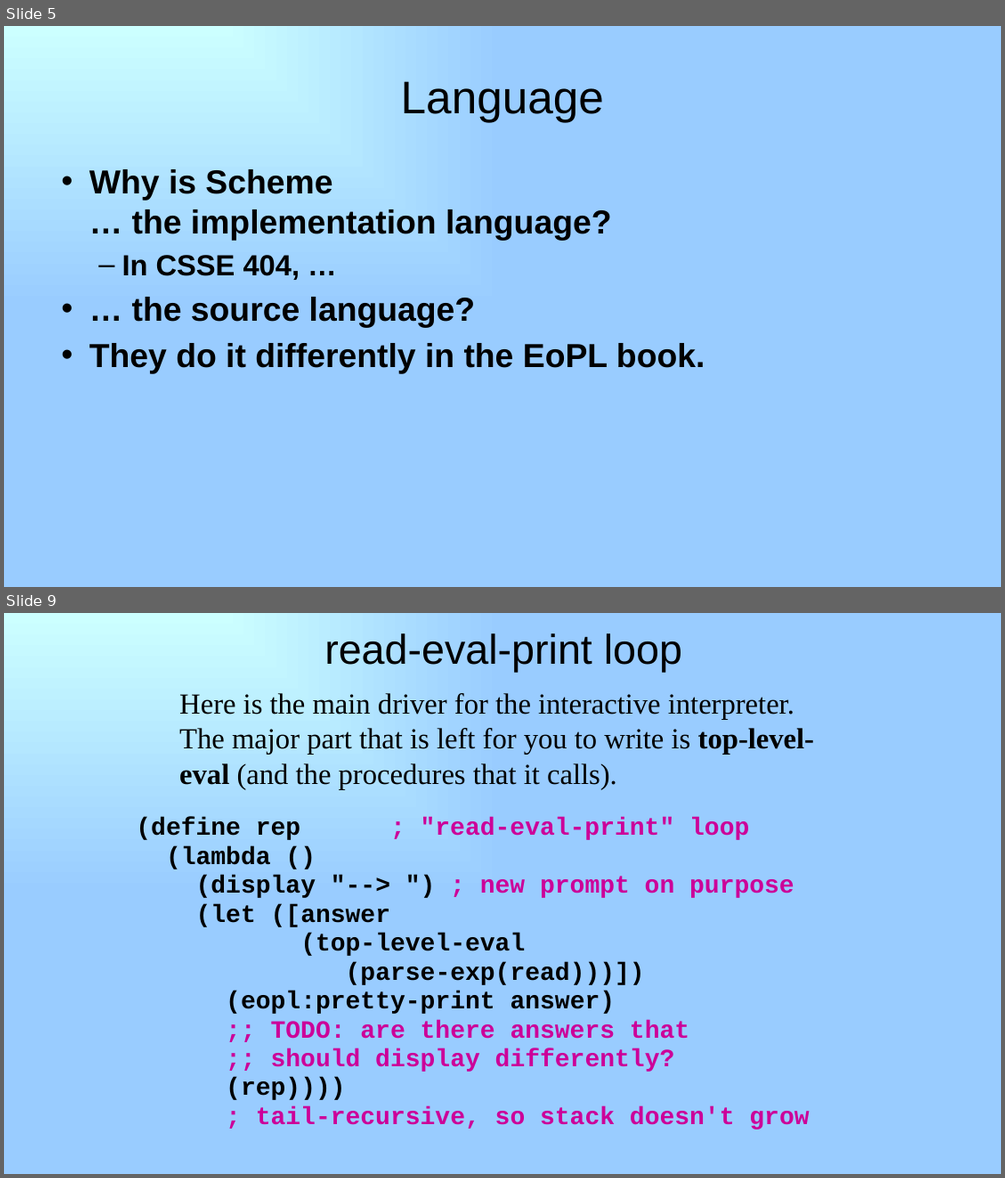
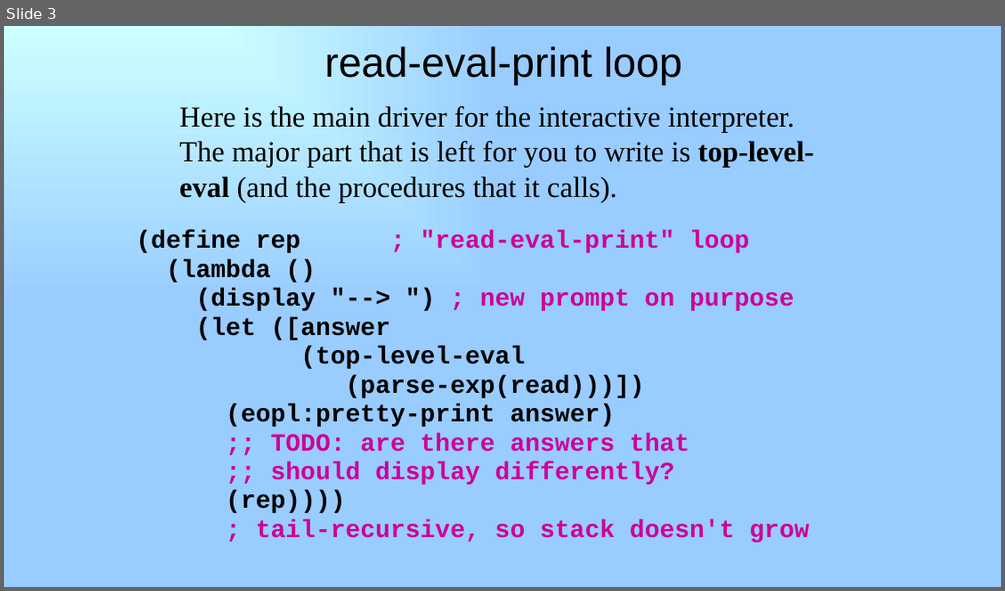
Before and after one commit to RHIT-CSSE/csse304, a slide deck: ClassMaterials/AddLetIfLambda/20-add-let-if-lambda.pptx. Shown one above the other, each under a label of ours: slides 5 and 9 before the commit, slide 3 after it; the slides between them are not shown. The pictures are 1005x1178 and 1005x591 pixels, drawn with LibreOffice and Linux fonts; fonts in the diff are those of the drawing. Boxes give left, top, right and bottom in pixels: in the first picture for what was removed or moved away, otherwise in the second. Text is boxed around its words. In the diff, an @@ line names an element or a change of style, - is before the commit and + after.

```diff
--- a/ClassMaterials/AddLetIfLambda/20-add-let-if-lambda.pptx
+++ b/ClassMaterials/AddLetIfLambda/20-add-let-if-lambda.pptx
@@ slide 5 removed at bbox=[4, 26, 1001, 587], background gradient #CCFFFF to #99CCFF @@
@@ title removed at bbox=[401, 81, 604, 122] @@
-Language
@@ text removed at bbox=[89, 169, 704, 374] @@
-• Why is Scheme
-  … the implementation language?
-  – In CSSE 404, …
-• … the source language?
-• They do it differently in the EoPL book.
@@ what was slide 9 is now slide 3 @@
```
Also in this commit, not shown: 1 slide changed, 2 slides added, 13 other slides removed.
